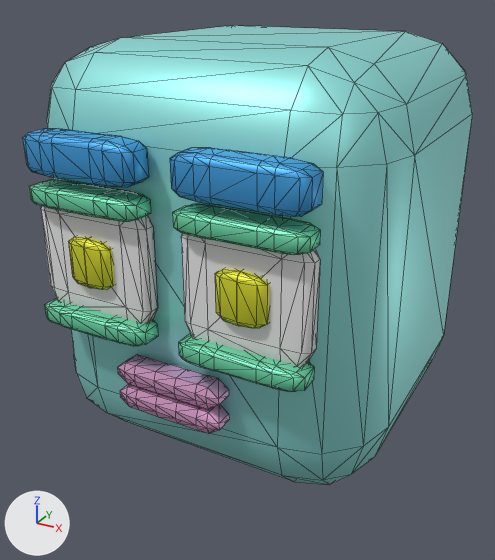
Before and after pictures for a commit that changed the glTF model robot2.glb.
The view is the same before and after, from a camera (50 mm lens) standing at (0.626, -1.233, 0.497) and looking at (-0.02, -0.057, -0.091). Every picture has the same lights, and +X, +Y and +Z are marked at lower left. The first picture is the older version. Mesh edges are drawn as thin lines. Vertices at exactly the same position are counted once.

The older version as bpy lines, for what is in view:
```python
me_cube = bpy.data.meshes.new('Cube')
me_cube.from_pydata(...)  # 936 vertices, 1820 faces; spans x -0.35..0.35, y -0.411..0.35, z -0.4..0.4
# faces by material slot: [188, 312, 216, 624, 264, 216]
me_cube.materials.append(mat_ว_สด__001)  # cyan #99e7e4
me_cube.materials.append(mat_ว_สด__002)  # blue #49a8e7
me_cube.materials.append(mat_ว_สด__004)  # white #e7e7e7
me_cube.materials.append(mat_ว_สด__003)  # green #7ae7b8
me_cube.materials.append(mat_ว_สด__005)  # yellow #e6e733
me_cube.materials.append(mat_ว_สด__006)  # pink #e7aad8
ob_cube = bpy.data.objects.new('Cube', me_cube)
ob_cube.location = (0.0, 0.0, 0.0)
```
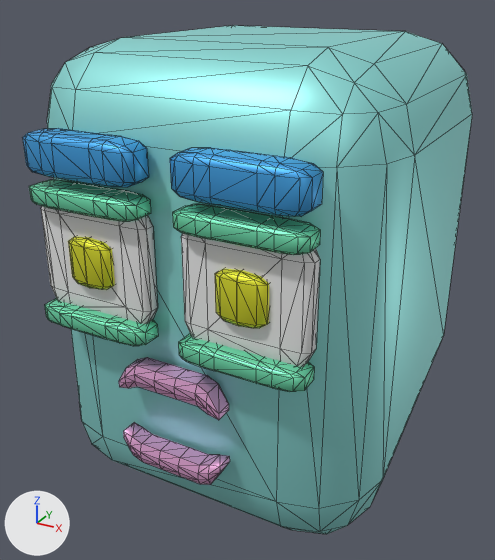
The newer file adds a shape key; the second version is drawn at full value of the shape key 'jawOpen' of 'Cube', and the change is written as the vertex moves it makes.

What differs and where, as boxes [x1, y1, x2, y2] in the pictures (495 x 560 px; the box of a moved part takes in the faces that stretch with it):
'Cube', reshaped (11% taller)
    before: [23, 25, 472, 485]
    after: [23, 25, 472, 534]
part 1 of me_cube, moved or reshaped
    before: [136, 388, 200, 430]
    after: [140, 434, 209, 484]
part 2 of me_cube, moved or reshaped
    before: [47, 127, 107, 413]
    after: [47, 127, 112, 460]
part 3 of me_cube, moved or reshaped
    before: [77, 146, 444, 485]
    after: [77, 146, 444, 534]
part 4 of me_cube, moved or reshaped
    before: [126, 385, 141, 410]
    after: [130, 428, 152, 462]
part 5 of me_cube, moved or reshaped
    before: [196, 407, 214, 434]
    after: [198, 454, 219, 485]
part 6 of me_cube, moved or reshaped
    before: [120, 384, 229, 434]
    after: [123, 422, 230, 485]
part 7 of me_cube, moved or reshaped
    before: [218, 389, 229, 404]
    after: [219, 404, 229, 419]
part 8 of me_cube, moved or reshaped
    before: [117, 354, 147, 386]
    after: [119, 357, 147, 388]
part 9 of me_cube, moved or reshaped
    before: [195, 375, 228, 409]
    after: [195, 375, 229, 420]

Edits to the bpy script that builds the scene:
```text
Change me_cube:
    used by ob_cube; location = (0.0, 0.0, 0.0)
    remove me_cube.from_pydata(...)  # 936 vertices, 1820 faces; spans x -0.35..0.35, y -0.411..0.35, z -0.4..0.4
    add me_cube.from_pydata(...)  # 936 vertices, 1820 faces; spans x -0.35..0.35, y -0.411..0.35, z -0.52..0.4
    me_cube part 1: all 32 vertices in x -0.065..0.065, y -0.399..-0.351, z -0.235..-0.191 are moved by (0.0, 0.0, -0.12)
    me_cube part 2: all 12 vertices in x -0.35..-0.2, y -0.35..-0.2, z -0.4..-0.25 are moved by (0.0, 0.0, -0.12)
    me_cube part 3: all 12 vertices in x 0.2..0.35, y -0.35..-0.2, z -0.4..-0.25 are moved by (0.0, 0.0, -0.12)
    me_cube part 4: all 8 vertices in x -0.087, y -0.399..-0.351, z -0.235..-0.191 are moved by (0.0, 0.0, -0.112)
    me_cube part 5: all 8 vertices in x 0.087, y -0.399..-0.351, z -0.235..-0.191 are moved by (0.0, 0.0, -0.112)
    me_cube part 6: all 8 vertices in x -0.108..0.108, y -0.392..-0.358, z -0.219..-0.206 are moved by (0.0, 0.0, -0.092)
    me_cube part 7: all 8 vertices in x -0.108..0.108, y -0.392..-0.358, z -0.168..-0.155 are moved by (0.0, 0.0, -0.03)
    me_cube part 8: all 8 vertices in x -0.087, y -0.399..-0.351, z -0.184..-0.14 are moved by (0.0, 0.0, -0.011)
    me_cube part 9: all 8 vertices in x 0.087, y -0.399..-0.351, z -0.184..-0.14 are moved by (0.0, 0.0, -0.011)
```
